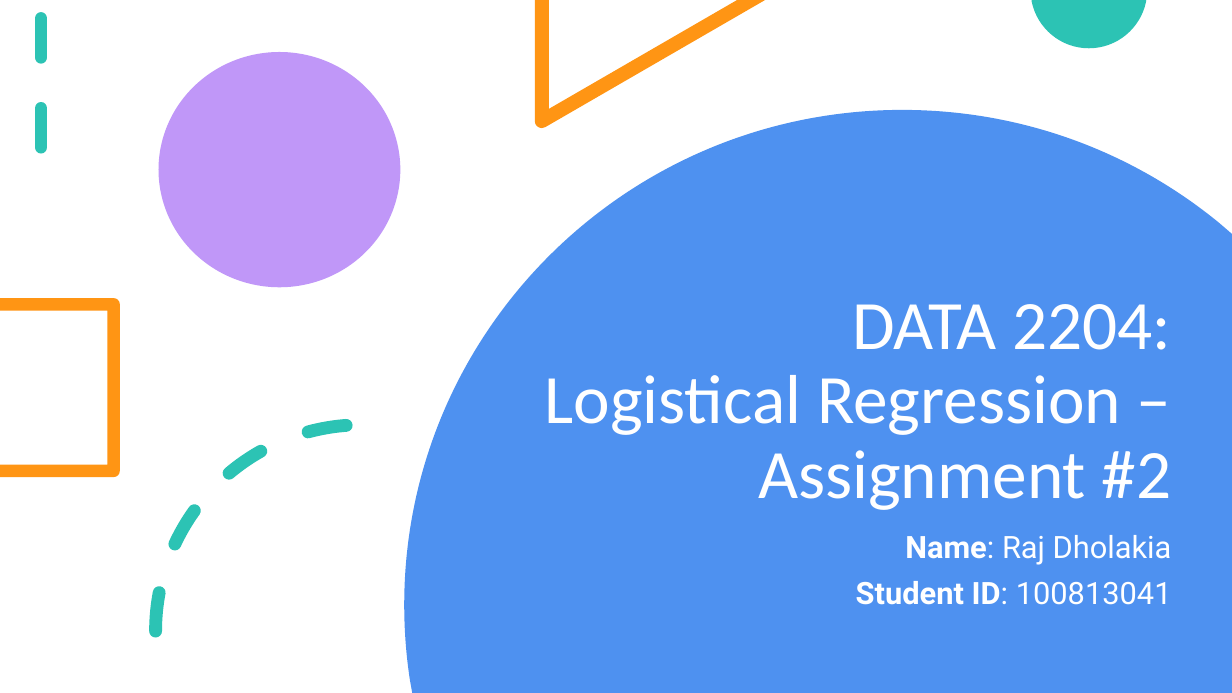
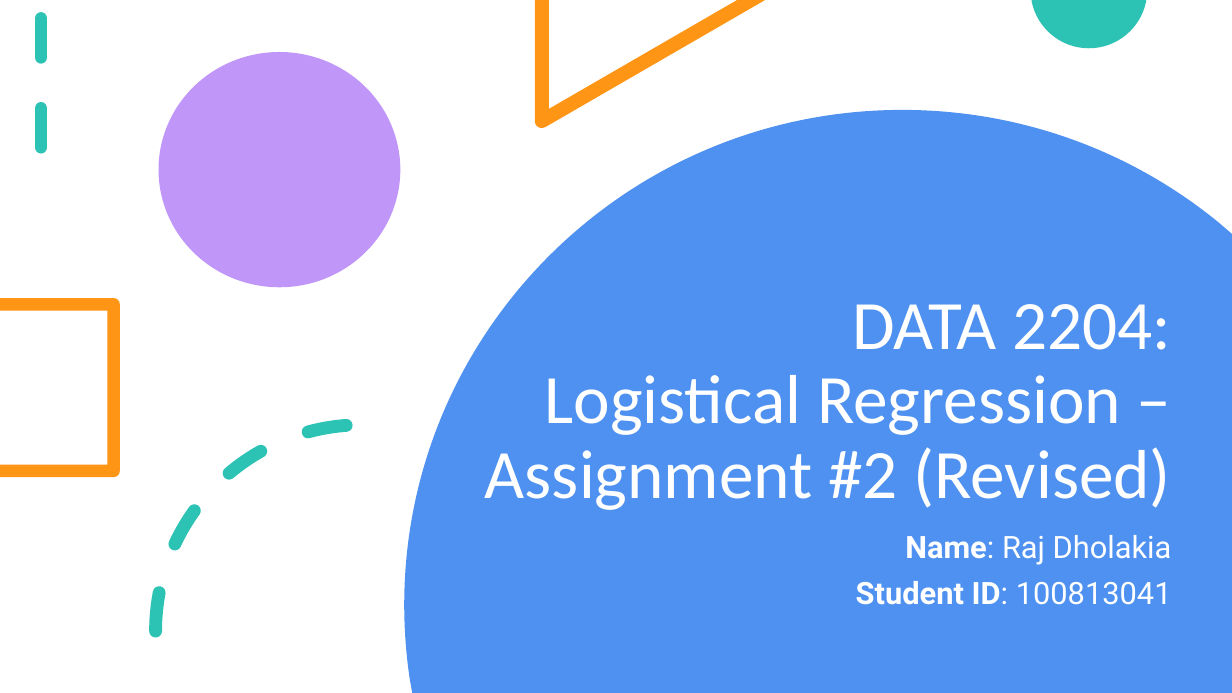
Before and after one commit to radroid/ml-algorithms-assignments, a slide deck: slide 1 of logistical_regression/Logistical Regression - Assignment 2.pptx. Drawn at 1232x693 pixels with LibreOffice and Linux fonts; fonts in the diff are those of the drawing. Boxes give left, top, right and bottom in pixels: in the first picture for what was removed or moved away, otherwise in the second. Text is boxed around its words. In the diff, an @@ line names an element or a change of style, - is before the commit and + after.

Commit message:
Update Logistical Regression - Assignment 2.pptx
Update presentation with new results

```diff
--- a/logistical_regression/Logistical Regression - Assignment 2.pptx
+++ b/logistical_regression/Logistical Regression - Assignment 2.pptx
@@ title at [485,375,1171,510]: text changed @@
-Logistical Regression – Assignment #2
+Logistical Regression – Assignment #2 (Revised)
```
Also in this commit, not shown: 7 other slides changed, 1 slide removed.
